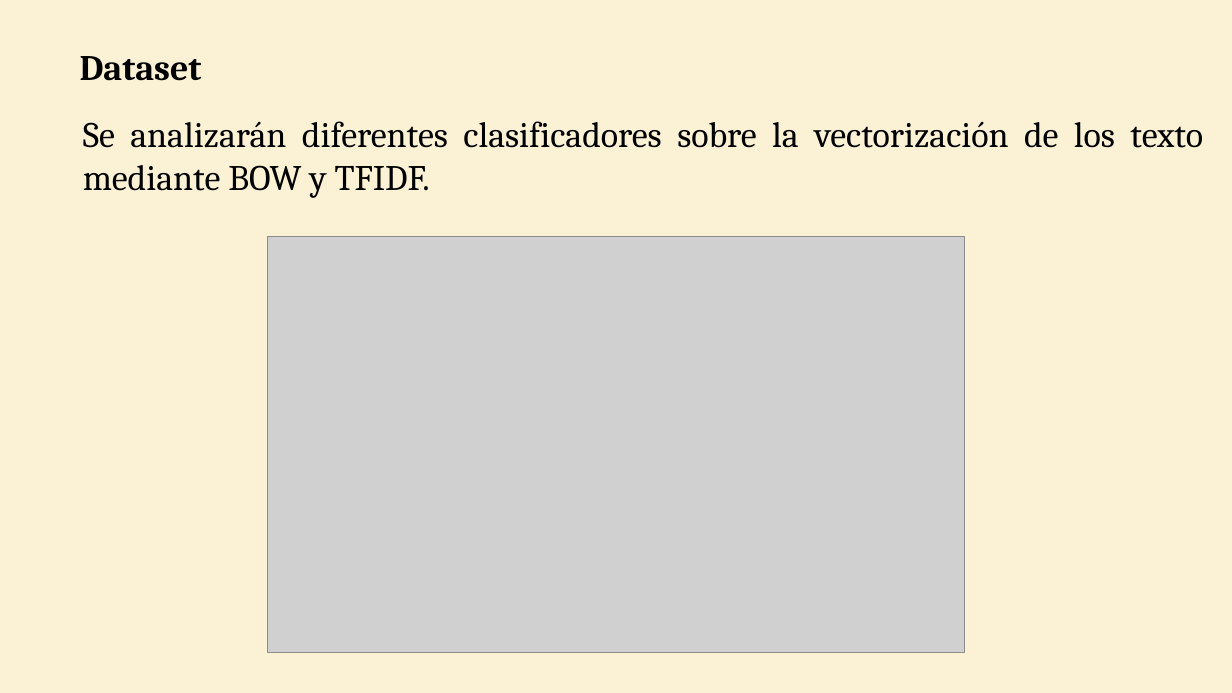
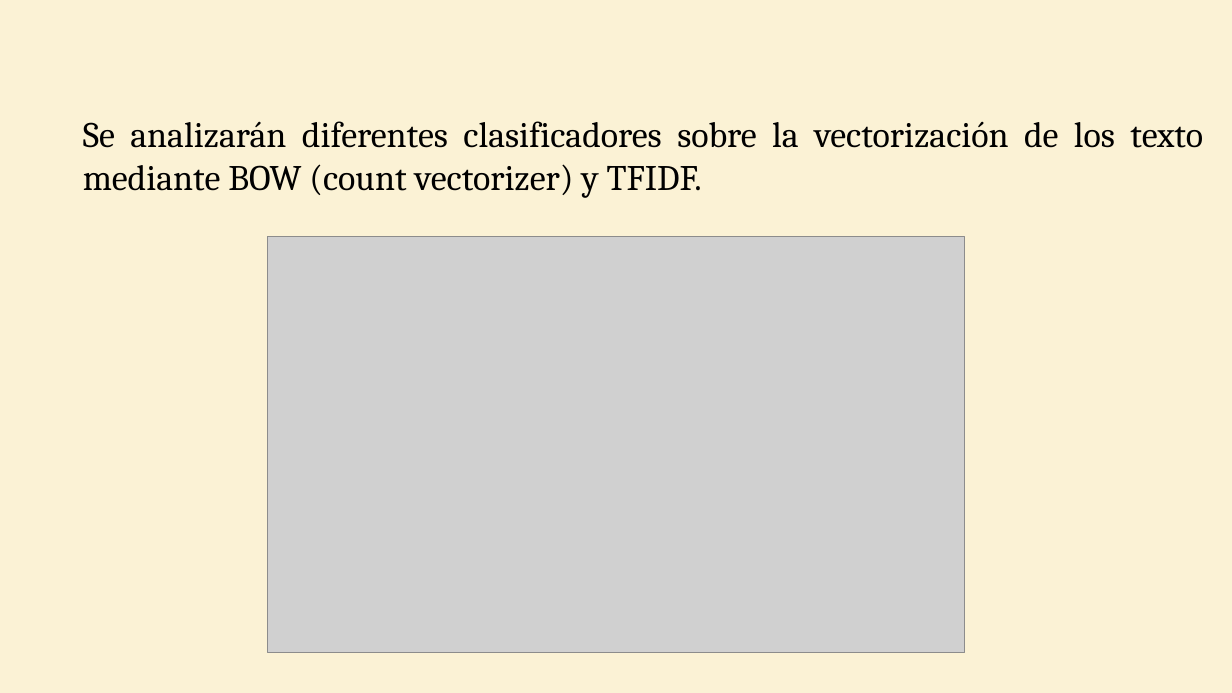
Before and after one commit to WilderGitHub/MCD, a slide deck: slide 8 of II. 08 Minería de Datos II/Proyecto Final.pptx (slide 7 before the commit). Drawn at 1232x693 pixels with LibreOffice and Linux fonts; fonts in the diff are those of the drawing; grey boxes stand for pictures. Boxes give left, top, right and bottom in pixels: in the first picture for what was removed or moved away, otherwise in the second. Text is boxed around its words. In the diff, an @@ line names an element or a change of style, - is before the commit and + after.

```diff
--- a/II. 08 Minería de Datos II/Proyecto Final.pptx
+++ b/II. 08 Minería de Datos II/Proyecto Final.pptx
@@ text removed at (80,56,202,81) @@
-Dataset
@@ text at (83,121,1203,198): text changed @@
-Se analizarán diferentes clasificadores sobre la vectorización de los texto mediante BOW y TFIDF.
+Se analizarán diferentes clasificadores sobre la vectorización de los texto mediante BOW (count vectorizer) y TFIDF.
```
Also in this commit, not shown: 4 other slides changed, 9 slides added, 16 slides removed, 1 other file.
